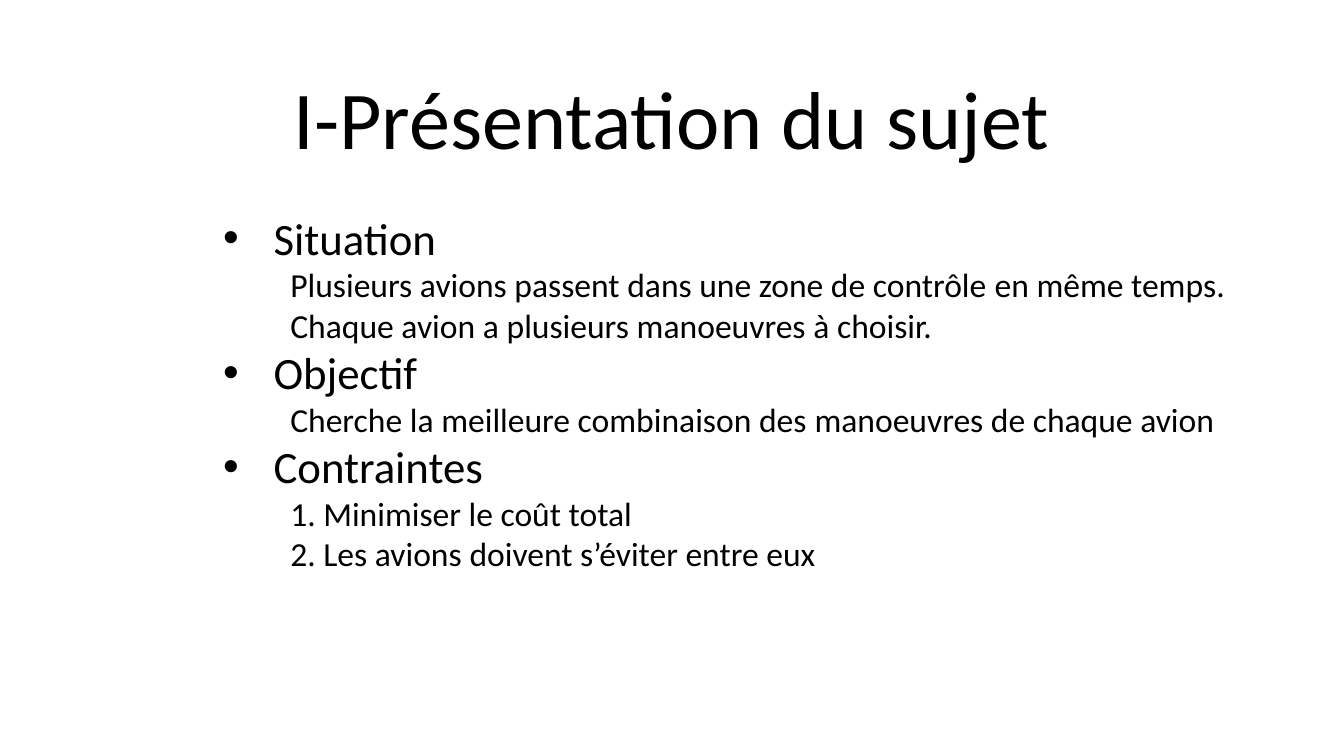
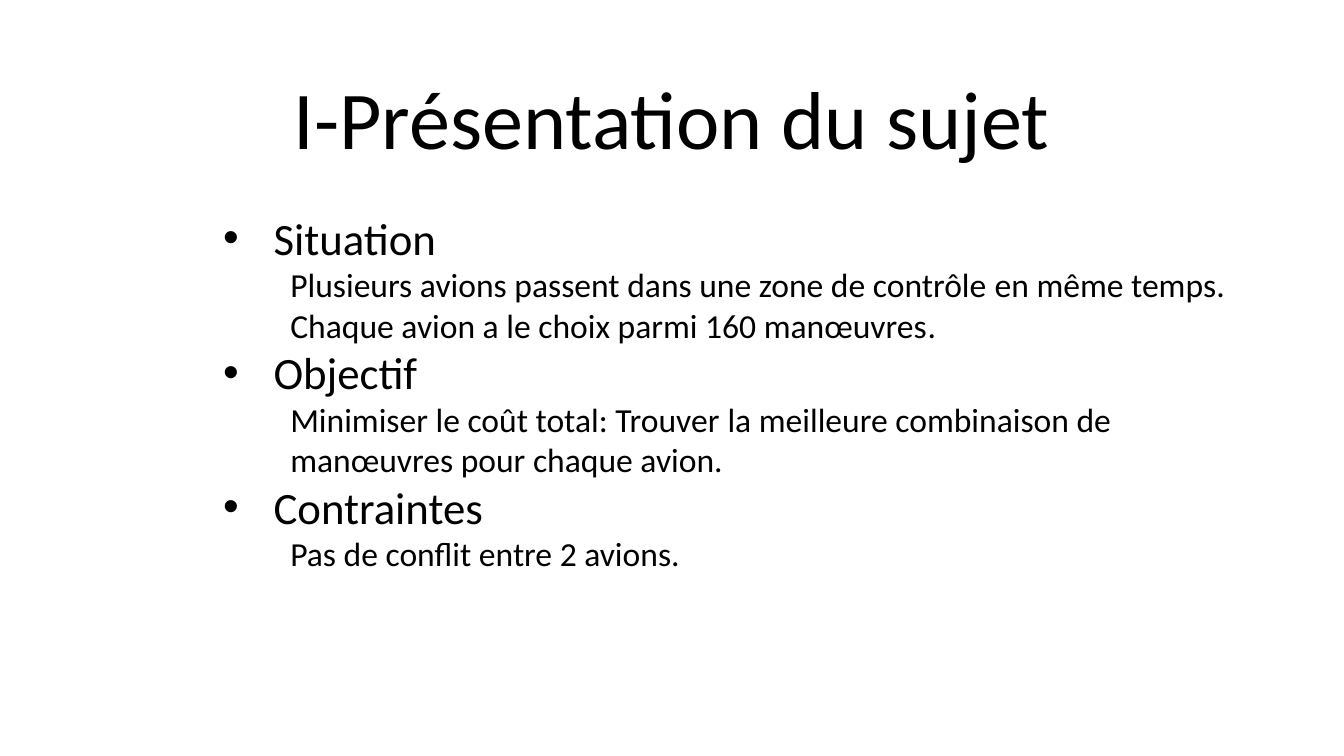
Before and after one commit to doriancoste/conflicts_resolution, a slide deck: slide 3 of presentation.pptx. Drawn at 1344x756 pixels with LibreOffice and Linux fonts; fonts in the diff are those of the drawing; background and template pictures are left out. Boxes give left, top, right and bottom in pixels: in the first picture for what was removed or moved away, otherwise in the second. Text is boxed around its words. In the diff, an @@ line names an element or a change of style, - is before the commit and + after.

Commit message:
maj présentation

```diff
--- a/presentation.pptx
+++ b/presentation.pptx
@@ text at box(290, 314, 936, 344): text changed @@
-  Chaque avion a plusieurs manoeuvres à choisir.
+  Chaque avion a le choix parmi 160 manœuvres.
@@ text at box(290, 408, 1111, 478): text changed @@
-  Cherche la meilleure combinaison des manoeuvres de chaque avion
+  Minimiser le coût total: Trouver la meilleure combinaison de manœuvres pour chaque avion.
@@ text at box(290, 542, 679, 567): text changed @@
-  1. Minimiser le coût total
-  2. Les avions doivent s’éviter entre eux
+  Pas de conflit entre 2 avions.
```
Also in this commit, not shown: 8 other slides changed, 1 slide removed, 1 other file.
